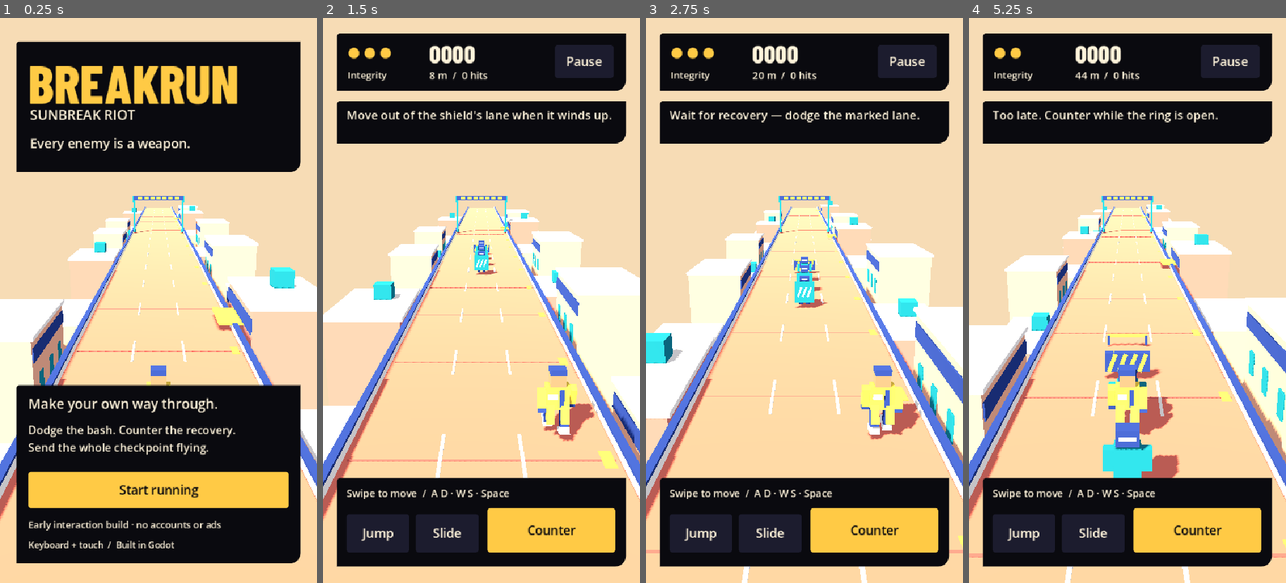
Above: before the commit, frames 1-4 (left to right).
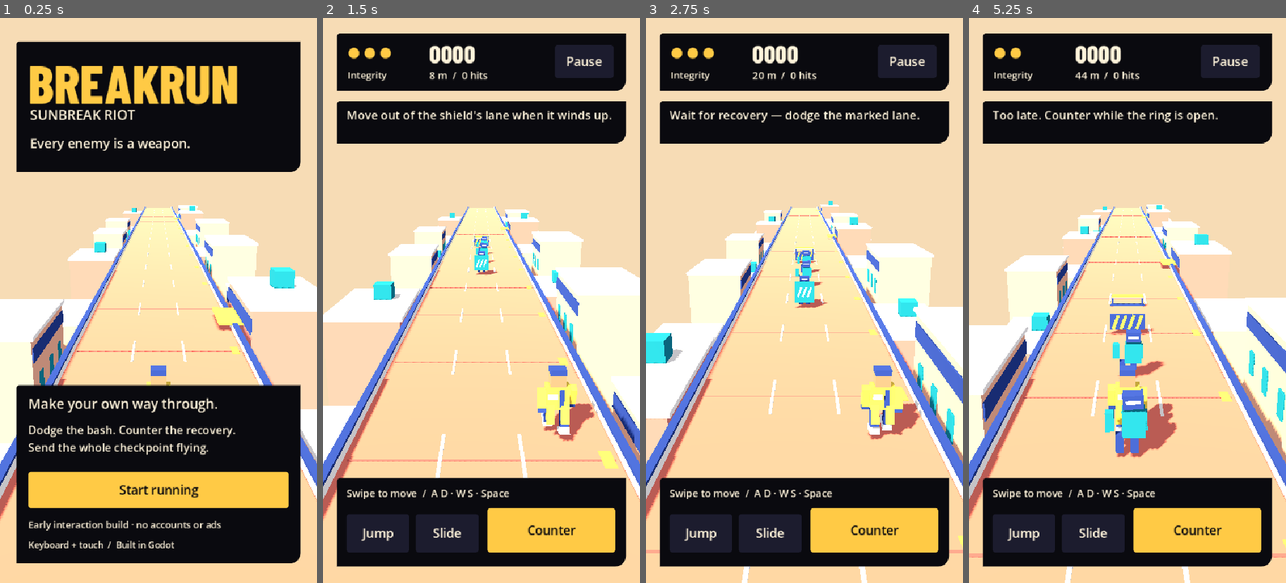
Above: after the commit, the same moments.

Repository: jiracipika/breakrun
Game: Godot game, scene res://scenes/main.tscn
Two runs of this game, one before a commit and one after it. Both use one fixed random seed, a clock stepped at 60 frames per second and the inputs below.
Inputs (mouse positions are in pixels of both pictures, inside the frame that each line leads up to):
- Up to frame 1 (0.25 s): no input
- Up to frame 2 (1.5 s): click "Start running" at 0.5 s; tap Enter at 1.25, 1.35 s; move the mouse to (551, 272) at 1.27 s; hold D from 1.28 s (still down); click (551, 272) at 1.42 s
- Up to frame 3 (2.75 s): tap Space at 1.52, 2.27 s; move the mouse to (741, 328) at 2.02 s; release D at 2.03 s; hold S from 2.03 s (still down); tap Enter at 2.1 s
- Up to frame 4 (5.25 s): move the mouse to (1159, 176) at 2.77 s; release S at 2.78 s; hold D 2.78-3.53 s; tap Enter every 0.75 s from 2.85 to 5.1 s; move the mouse to (1111, 413) at 3.52 s; hold W 3.53-4.28 s; click (1111, 413) at 3.67 s; tap Space at 3.77, 4.52 s; move the mouse to (1222, 385) at 4.27 s; hold A from 4.28 s (still down); move the mouse to (1032, 215) at 5.02 s

The runs differ from the first frame. In frame 1, 0.2% of the frame differs, in the area x 41-63%, y 31-41%; in frame 2, 0.3%; in frame 3, 0.5%; in frame 4, 4.1%, in the area x 41-67%, y 31-82%.

Commit message:
Readability pass: remove confusing fixed gantry, wider obstacle spacing, taller hurdles with ground stripe, dummy idle sway

Diff:
--- a/scripts/art/sunbreak_world.gd
+++ b/scripts/art/sunbreak_world.gd
@@ -59,14 +59,8 @@
 		if i % 3 == 0:
 			box(block, Vector3(2.4, 0.15, 3.3), Vector3(-side * 2.5, h - 1.5, 0), SAFFRON)
 			box(block, Vector3(1.2, 1.1, 1.2), Vector3(0.4, h + 0.6, -1), TEAL)
-	var arch := Node3D.new()
-	arch.position.z = -65
-	world.add_child(arch)
-	for side in [-1, 1]:
-		box(arch, Vector3(0.35, 6.0, 0.35), Vector3(side * 4.0, 3, 0), TEAL)
-	box(arch, Vector3(8.2, 0.7, 0.35), Vector3(0, 5.6, 0), COBALT)
-	for i in range(7):
-		box(arch, Vector3(0.7, 0.45, 0.38), Vector3(-3 + i, 5.6, 0), SAFFRON)
+	# The old fixed decorative gantry was removed: it read as a distant finish gate
+	# and confused obstacle readability. Reusable chunk arches replace it later.
 	return world
 
 static func limb(parent: Node3D, id: String, pivot: Vector3, size: Vector3, color: Color) -> Node3D:
@@ -104,14 +98,17 @@
 			var stripe := box(actor, Vector3(0.18, 0.85, 0.34), Vector3(-0.65 + i * 0.43, 0.6, 0), SAFFRON)
 			stripe.rotation.z = -0.35
 	elif kind == "hurdle":
-		# Low thin bar: reads as jump/slide, distinct from the tall barricade.
-		box(actor, Vector3(2.0, 0.14, 0.16), Vector3(0, 0.45, 0), SAFFRON)
+		# Low bar but taller and higher-contrast so it reads at distance.
+		box(actor, Vector3(2.1, 0.2, 0.18), Vector3(0, 0.62, 0), SAFFRON)
+		box(actor, Vector3(2.1, 0.06, 0.2), Vector3(0, 0.5, 0), PAPER)
 		for side in [-1, 1]:
-			box(actor, Vector3(0.12, 0.5, 0.16), Vector3(side * 0.95, 0.22, 0), COBALT)
+			box(actor, Vector3(0.14, 0.62, 0.18), Vector3(side * 1.0, 0.31, 0), COBALT)
+		box(actor, Vector3(2.3, 0.03, 0.5), Vector3(0, 0.015, 0), COBALT)
 	else:
-		box(actor, Vector3(0.7, 0.85, 0.48), Vector3(0, 1.05, 0), TEAL)
-		box(actor, Vector3(0.62, 0.43, 0.45), Vector3(0, 1.76, 0), COBALT)
-		box(actor, Vector3(0.43, 0.09, 0.05), Vector3(0, 1.78, 0.26), PAPER)
+		var sway: float = 0.22 if kind == "dummy" else 0.0
+		box(actor, Vector3(0.7, 0.85, 0.48), Vector3(sway, 1.05, 0), TEAL)
+		box(actor, Vector3(0.62, 0.43, 0.45), Vector3(sway, 1.76, 0), COBALT)
+		box(actor, Vector3(0.43, 0.09, 0.05), Vector3(sway, 1.78, 0.26), PAPER)
 		for side in [-1, 1]:
 			box(actor, Vector3(0.25, 0.6, 0.25), Vector3(side * 0.23, 0.35, 0), COBALT)
 			box(actor, Vector3(0.27, 0.60, 0.27), Vector3(side * 0.5, 1.1, 0), TEAL)
--- a/scripts/core/run_model.gd
+++ b/scripts/core/run_model.gd
@@ -163,11 +163,12 @@
 		_next_wave_distance += WAVE_SPACING
 
 func _spawn_wave(z: float, target_lane: int) -> void:
+	# Wider spacing gives each obstacle its own readable approach window.
 	var kinds: Array[String] = ["shield", "dummy", "dummy", "barrier", "hurdle"]
 	for i in range(kinds.size()):
 		enemies.append({"id": _next_id, "kind": kinds[i], "lane": target_lane,
-			"z": z + 4.0 * i, "phase": "approach", "dodged": false,
-			"age": 0.0, "hits": 0, "rewarded": false, "previous_z": z + 4.0 * i})
+			"z": z + 6.0 * i, "phase": "approach", "dodged": false,
+			"age": 0.0, "hits": 0, "rewarded": false, "previous_z": z + 6.0 * i})
 		_next_id += 1
 
 func _try_counter() -> void:
--- a/scripts/main.gd
+++ b/scripts/main.gd
@@ -442,6 +442,9 @@
 		if enemy.phase == "launched":
 			actor.rotation.x += model.time * 9.0  # tumbling spin while flying
 			actor.position.y = 0.35
+		elif enemy.phase == "approach" and enemy.kind == "dummy":
+			# Idle sway so stacked dummies don't merge into one clump.
+			actor.rotation.z = 0.05 * sin(model.time * 3.0 + float(enemy.id))
 		elif enemy.phase == "cleared":
 			if enemy.kind == "hurdle":
 				actor.scale = Vector3(0.6, 0.6, 0.6)
--- a/tests/test_run_model.gd
+++ b/tests/test_run_model.gd
@@ -364,7 +364,10 @@
 	shield.dodged = true
 	m.act("attack")
 	_assert_eq(m.score > score_before, true, "score increased after chain")
-	m.step(1.0) # Chain credit occurs on projectile contact, not the attack button.
+	for i in range(120): # Projectile contact is time-of-flight now, not the attack button.
+		m.step(1.0 / 60.0)
+		if m.chain_count > 0:
+			break
 	_assert_eq(m.chain_count, 1, "chain_count incremented after contact")
 	_end_test()
 
Not shown, changed: web/index.pck
